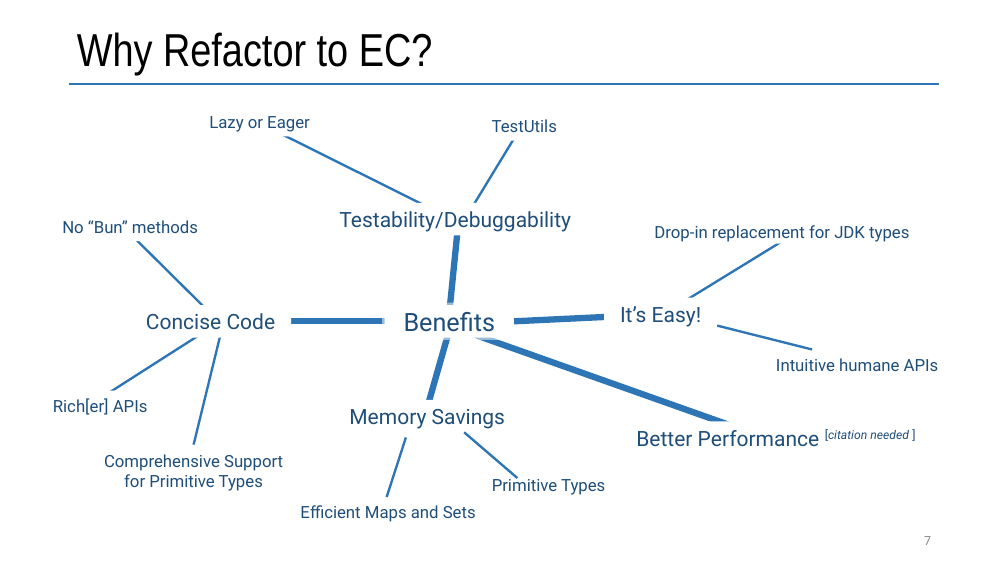
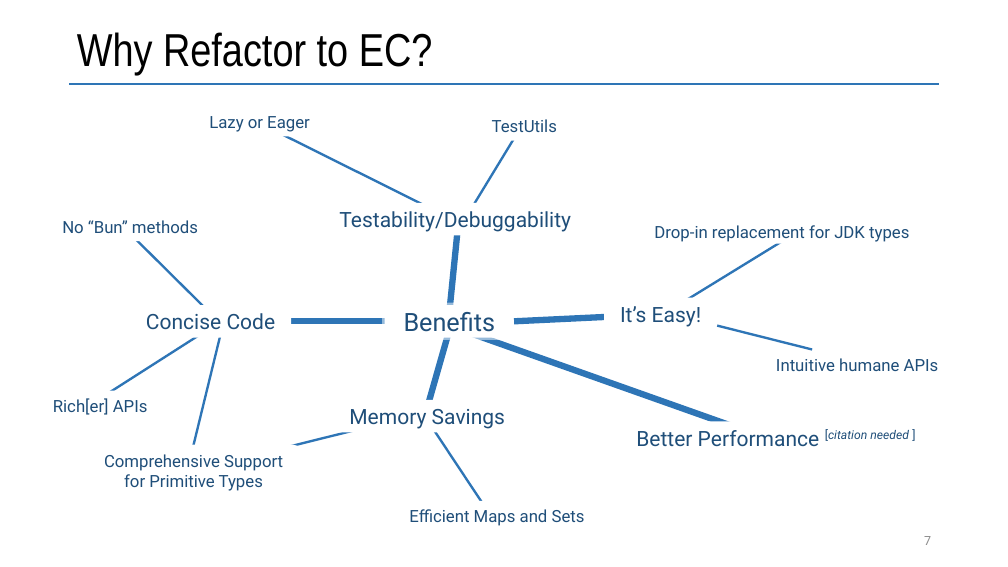
Before and after one commit to vmzakharov/refactor-to-ec, a slide deck: slide 7 of docs/RefactorToEcIntro.pptx. Drawn at 1008x567 pixels with LibreOffice and Linux fonts; fonts in the diff are those of the drawing. Boxes give left, top, right and bottom in pixels: in the first picture for what was removed or moved away, otherwise in the second. Text is boxed around its words. In the diff, an @@ line names an element or a change of style, - is before the commit and + after.

```diff
--- a/docs/RefactorToEcIntro.pptx
+++ b/docs/RefactorToEcIntro.pptx
@@ line added from (427, 412) to (195, 470), #2E75B6 2.25 pt @@
@@ line moved from (406, 438) - (386, 497) to (427, 420) - (491, 516) @@
@@ line removed from (464, 433) to (517, 478) @@
@@ text removed at box(492, 476, 605, 495) @@
-Primitive Types
@@ text "Efficient Maps and Sets": place and size @@
-text "Efficient Maps and Sets" at box(300, 505, 476, 522)
+text "Efficient Maps and Sets" at box(409, 509, 585, 526)
```
Also in this commit, not shown: 3 other slides changed, 1 other file.
